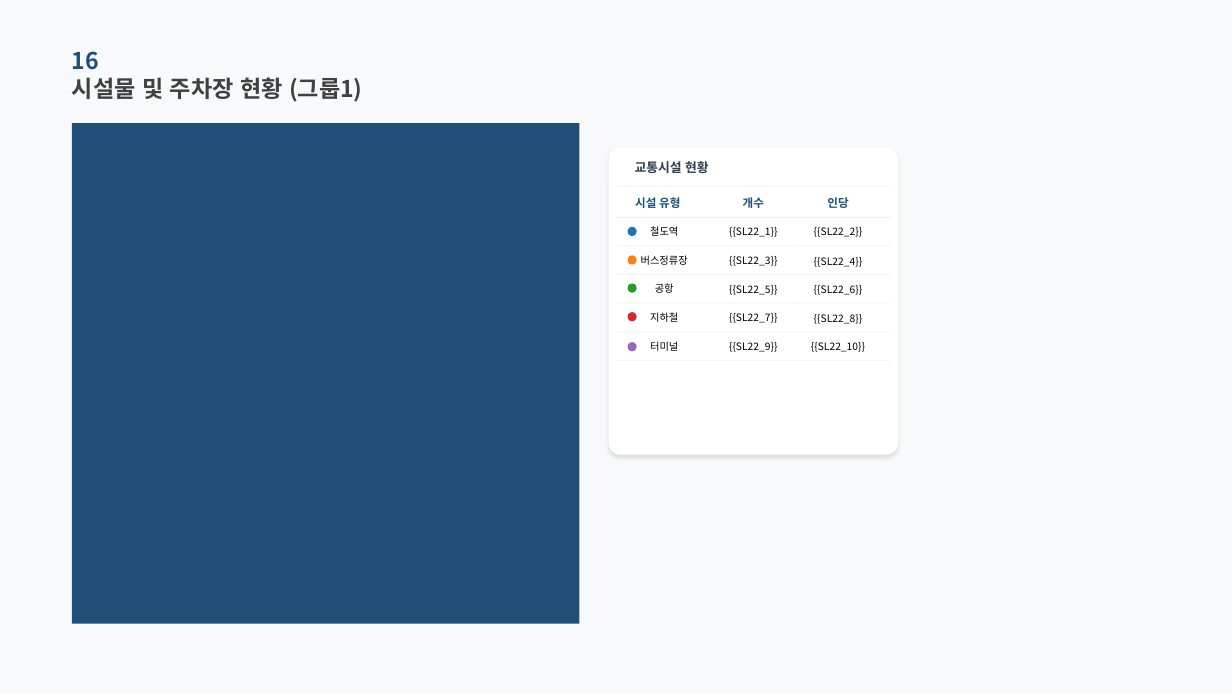
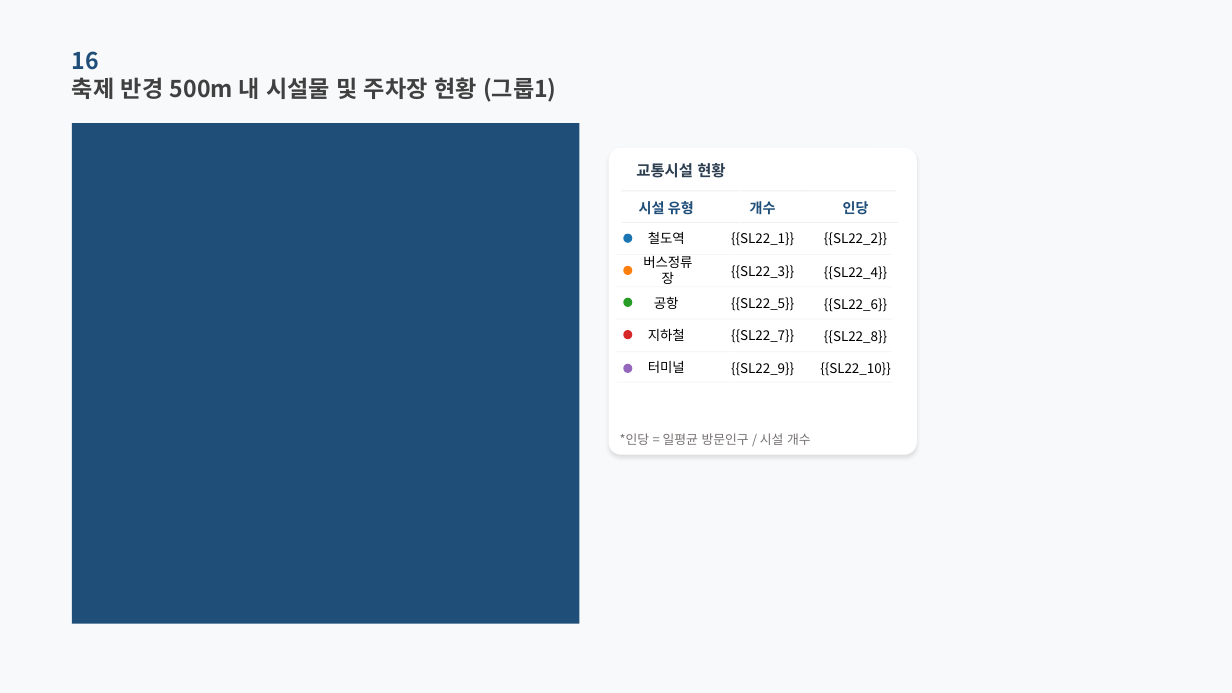
Before and after one commit to roddms/auto-report, a slide deck: slide 22 of template/master_pretendard.pptx. Drawn at 1232x693 pixels with LibreOffice and Linux fonts; fonts in the diff are those of the drawing; background and template pictures are left out. Boxes give left, top, right and bottom in pixels: in the first picture for what was removed or moved away, otherwise in the second. Text is boxed around its words. In the diff, an @@ line names an element or a change of style, - is before the commit and + after.

Commit message:
feat: 시설물 및 주차장 현황

```diff
--- a/template/master_pretendard.pptx
+++ b/template/master_pretendard.pptx
@@ text at [72,77,557,102]: text changed @@
-시설물 및 주차장 현황 (그룹1)
+축제 반경 500m 내 시설물 및 주차장 현황 (그룹1)
@@ rounded rectangle: place and size @@
-rounded rectangle at [609,148,898,455]
+rounded rectangle at [609,148,918,455]
@@ text "교통시설 현황" at [636,163,725,178]: size 10 to 12 pt @@
@@ text "개수": place and size @@
-text "개수" at [743,197,764,208]
+text "개수" at [750,201,776,215]
@@ size 9 to 11 pt in 3 elements at [639,201,694,215], [750,201,776,215], [843,201,869,215] @@
@@ text "인당": place and size @@
-text "인당" at [827,197,848,208]
+text "인당" at [843,201,869,215]
@@ ellipse: place and size @@
-ellipse at [628,226,637,236]
+ellipse at [624,234,633,243]
@@ 3 rectangles: place and size @@
-3 rectangles at [617,217,891,218]
+3 rectangles at [623,222,898,223]
@@ text "{{SL22_2}}": place and size @@
-text "{{SL22_2}}" at [814,227,862,237]
+text "{{SL22_2}}" at [824,232,887,246]
@@ ellipse: place and size @@
-ellipse at [628,255,637,264]
+ellipse at [624,266,633,275]
@@ text "{{SL22_3}}": place and size @@
-text "{{SL22_3}}" at [729,256,777,266]
+text "{{SL22_3}}" at [731,265,794,279]
@@ 3 rectangles: place and size @@
-3 rectangles at [617,246,891,247]
+3 rectangles at [617,254,893,255]
@@ text "{{SL22_4}}": place and size @@
-text "{{SL22_4}}" at [814,257,862,267]
+text "{{SL22_4}}" at [824,266,887,280]
@@ ellipse: place and size @@
-ellipse at [628,284,637,293]
+ellipse at [624,298,633,307]
@@ text "{{SL22_5}}": place and size @@
-text "{{SL22_5}}" at [729,285,777,295]
+text "{{SL22_5}}" at [731,297,794,311]
@@ text "{{SL22_6}}": place and size @@
-text "{{SL22_6}}" at [814,285,862,295]
+text "{{SL22_6}}" at [824,298,887,312]
@@ text "{{SL22_7}}": place and size @@
-text "{{SL22_7}}" at [729,313,777,323]
+text "{{SL22_7}}" at [731,329,794,343]
@@ 6 rectangles, 2 texts: place and size @@
-6 rectangles, 2 texts at [617,274,891,322]
+6 rectangles, 2 texts at [617,287,893,341]
@@ text "{{SL22_8}}": place and size @@
-text "{{SL22_8}}" at [814,314,862,324]
+text "{{SL22_8}}" at [824,330,887,344]
@@ ellipse: place and size @@
-ellipse at [628,312,637,322]
+ellipse at [624,330,633,339]
@@ ellipse: place and size @@
-ellipse at [628,342,637,351]
+ellipse at [624,364,633,373]
@@ text "{{SL22_9}}": place and size @@
-text "{{SL22_9}}" at [729,342,777,352]
+text "{{SL22_9}}" at [731,362,794,376]
@@ 6 rectangles, 1 text: place and size @@
-6 rectangles, 1 text at [617,332,891,361]
+6 rectangles, 1 text at [617,351,893,383]
@@ size 8 to 10.5 pt in 15 elements at [648,232,685,244], [731,232,794,246], [654,296,679,309], [731,265,794,279], [824,232,887,246], [648,328,685,341], [731,297,794,311], [824,266,887,280], [648,361,685,373], [731,329,794,343], [824,298,887,312], [731,362,794,376], [824,330,887,344], [643,256,692,284], [820,362,891,376] @@
@@ text "{{SL22_10}}": place and size @@
-text "{{SL22_10}}" at [811,342,865,352]
+text "{{SL22_10}}" at [820,362,891,376]
@@ text added at [620,433,811,445], 10 pt, text #767171 @@
+*인당 = 일평균 방문인구 / 시설 개수
```
Also in this commit, not shown: 13 other slides changed, 22 other files.
